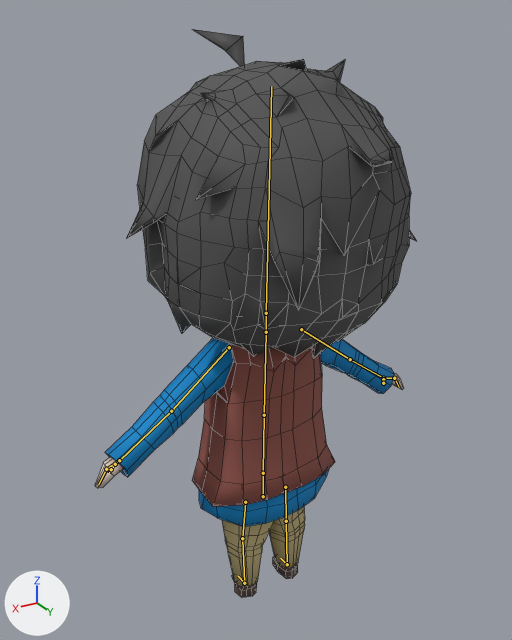
Two versions of the Blender file client/Assets/Blender/Gou/Gou.blend, one commit apart.
Both versions are drawn from a 50 mm lens placed at (7.62, 12.35, 13.52), pointed at (0.19, -0.04, 7.33). Every picture has the same lights, and +X, +Y and +Z are marked at lower left. The bones that bend it are drawn over the model as lines. Mesh edges are drawn as thin lines.

Names of what the first picture shows: 'Gou'.
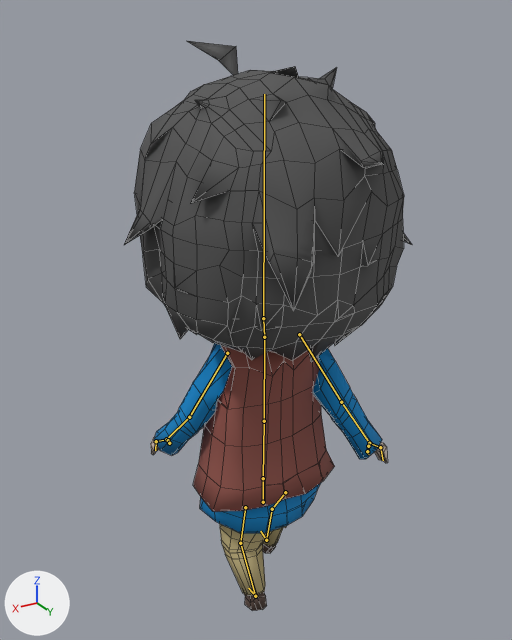
The newer file adds an action. The first version stands in its rest pose; the second is drawn at frame 17 of the action 'Walk.001'.

Boxes (x1, y1, x2, y2) around the edits, measured in the pictures (512 x 640 px):
'Gou', posed (11% narrower): before (95, 29, 417, 597); after (124, 41, 412, 611)
bone 'hip', root to tip: before (263, 496) to (263, 473); after (263, 502) to (263, 478)
bone 'ribs', root to tip: before (264, 415) to (266, 332); after (264, 421) to (264, 337)

The change, as a diff of the scene's bpy script:
```diff
--- a/client/Assets/Blender/Gou/Gou.blend.py
+++ b/client/Assets/Blender/Gou/Gou.blend.py
@@ bone_hip @@
 bone_hip = bpy.data.objects['Armature'].pose.bones['hip']
-bone_hip.location = (0.0, 0.0, 0.0)
+bone_hip.location = (0.0, -0.16, 0.0)
@@ bone_ribs @@
 bone_ribs = bpy.data.objects['Armature'].pose.bones['ribs']  # child of 'abdomen'
-bone_ribs.rotation_quaternion = (1.0, 0.0, 0.0, 0.0)  # degrees (0, 0, 0)
+bone_ribs.rotation_quaternion = (1.0, 0.0, 0.0, 0.017)  # degrees (0, 0, 2)
@@ bone_armik_r @@
 bone_armik_r = bpy.data.objects['Armature'].pose.bones['armIK R']
-bone_armik_r.location = (0.0, 0.0, 0.0)
+bone_armik_r.location = (0.83, 1.21, 1.39)
@@ bone_armik_l @@
 bone_armik_l = bpy.data.objects['Armature'].pose.bones['armIK L']
-bone_armik_l.location = (0.0, 0.0, 0.0)
+bone_armik_l.location = (0.86, -1.47, -1.7)
@@ bone_legik_l @@
 bone_legik_l = bpy.data.objects['Armature'].pose.bones['legIK L']
-bone_legik_l.location = (0.0, 0.0, 0.0)
-bone_legik_l.rotation_quaternion = (1.0, 0.0, 0.0, 0.0)  # degrees (0, 0, 0)
+bone_legik_l.location = (-0.02, 0.53, 0.0)
+bone_legik_l.rotation_quaternion = (1.0, 0.003, -0.006, -0.016)  # degrees (0, -1, -2)
@@ bone_elbowpt_l @@
 bone_elbowpt_l = bpy.data.objects['Armature'].pose.bones['elbowPT L']
-bone_elbowpt_l.location = (0.0, 0.0, 0.0)
+bone_elbowpt_l.location = (-1.65, 0.19, -6.7)
@@ bone_elbowpt_r @@
 bone_elbowpt_r = bpy.data.objects['Armature'].pose.bones['elbowPT R']
-bone_elbowpt_r.location = (0.0, 0.0, 0.0)
+bone_elbowpt_r.location = (0.14, -1.29, 0.47)
@@ bone_kneept_l @@
 bone_kneept_l = bpy.data.objects['Armature'].pose.bones['kneePT L']
-bone_kneept_l.location = (0.0, 0.0, 0.0)
+bone_kneept_l.location = (0.0, 0.0, -1.24)
@@ bone_legik_r @@
 bone_legik_r = bpy.data.objects['Armature'].pose.bones['legIK R']
-bone_legik_r.location = (0.0, 0.0, 0.0)
-bone_legik_r.rotation_quaternion = (1.0, 0.0, 0.0, 0.0)  # degrees (0, 0, 0)
+bone_legik_r.location = (-0.07, -1.03, 0.0)
+bone_legik_r.rotation_quaternion = (0.99, 0.0, 0.0, -0.143)  # degrees (0, 0, -16)
@@ bone_kneept_r @@
 bone_kneept_r = bpy.data.objects['Armature'].pose.bones['kneePT R']
-bone_kneept_r.location = (0.0, 0.0, 0.0)
+bone_kneept_r.location = (0.0, 0.0, 1.85)
```
